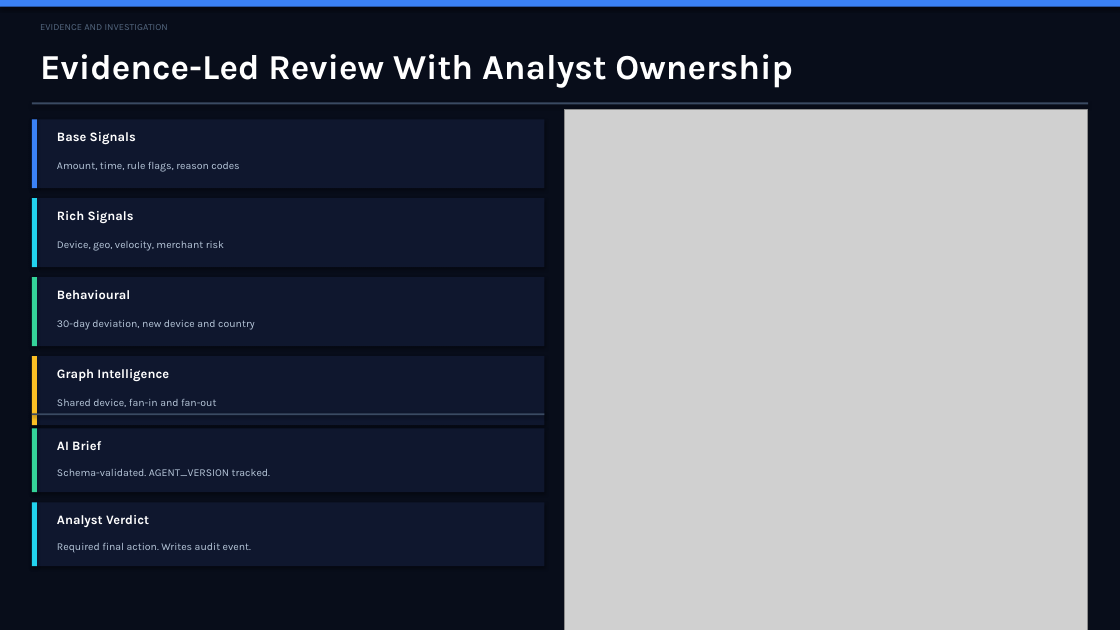
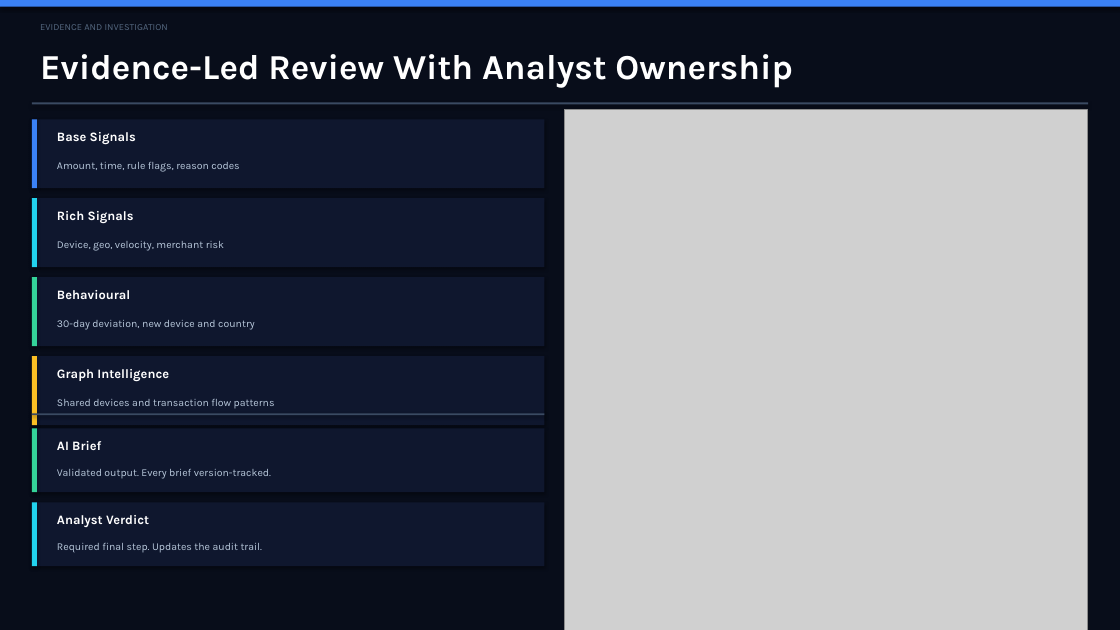
Before and after one commit to IjazKakkodDS/transaction-fraud-intelligence-console, a slide deck: slide 6 of docs/presentation/real-time-fraud-intelligence-console-executive-deck.pptx. Drawn at 1120x630 pixels with LibreOffice and Linux fonts; fonts in the diff are those of the drawing; grey boxes stand for pictures. Boxes give left, top, right and bottom in pixels: in the first picture for what was removed or moved away, otherwise in the second. Text is boxed around its words. In the diff, an @@ line names an element or a change of style, - is before the commit and + after.

```diff
--- a/docs/presentation/real-time-fraud-intelligence-console-executive-deck.pptx
+++ b/docs/presentation/real-time-fraud-intelligence-console-executive-deck.pptx
@@ text at box(57, 399, 275, 408): text changed @@
-Shared device, fan-in and fan-out
+Shared devices and transaction flow patterns
@@ text at box(57, 469, 271, 479): text changed @@
-Schema-validated. AGENT_VERSION tracked.
+Validated output. Every brief version-tracked.
@@ text at box(57, 543, 262, 553): text changed @@
-Required final action. Writes audit event.
+Required final step. Updates the audit trail.
```
Also in this commit, not shown: 8 other slides changed.
